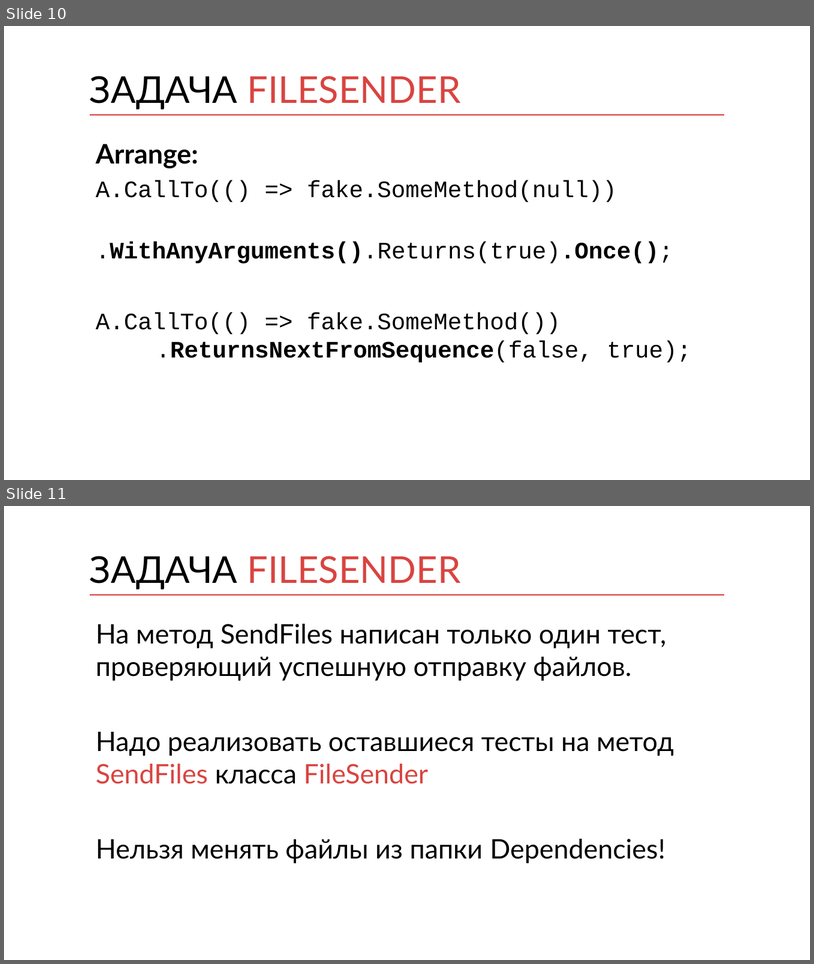
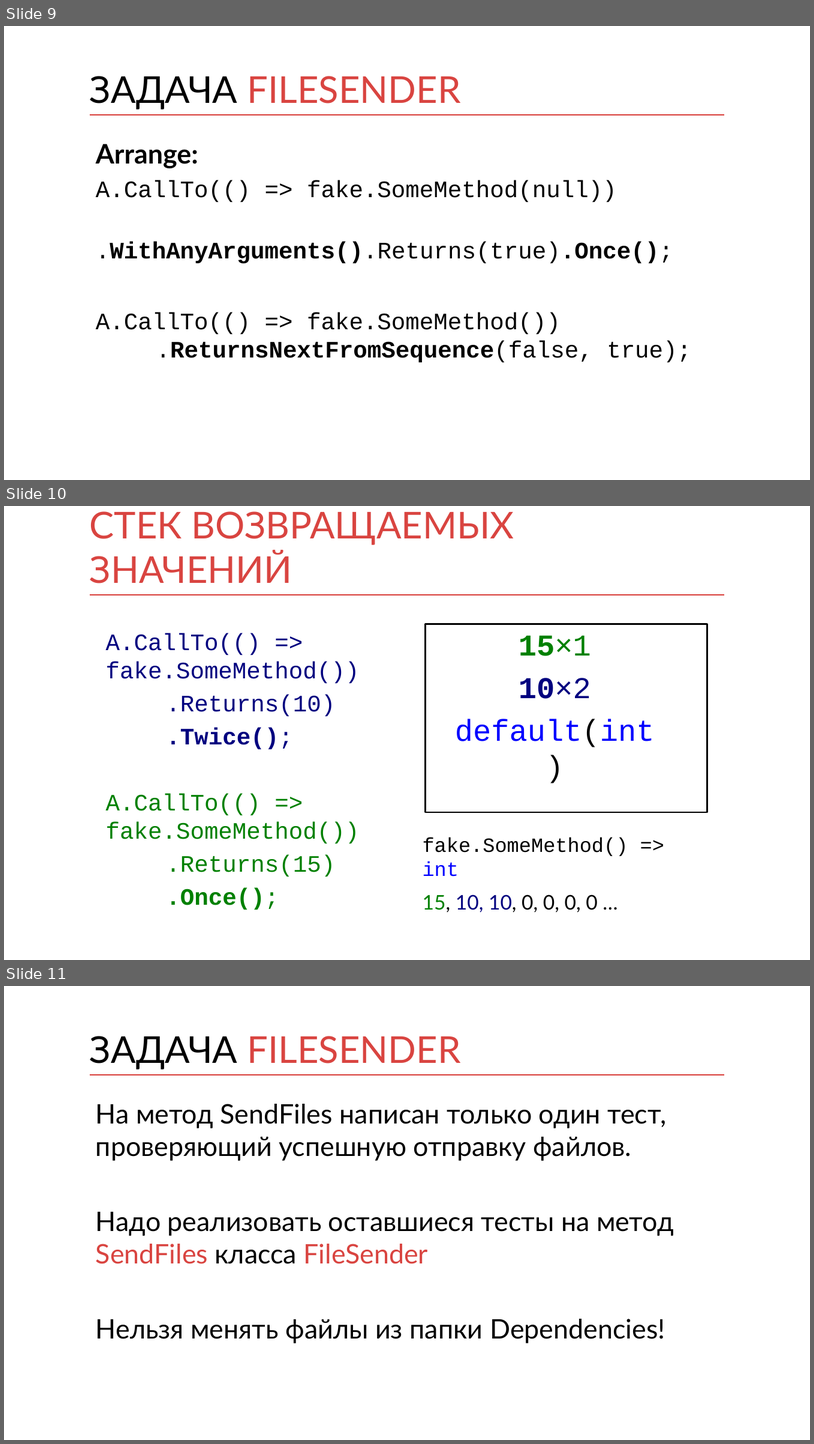
Before and after one commit to kontur-courses/mocks, a slide deck: mocks.pptx. Shown one above the other, each under a label of ours: slides 10 and 11 before the commit, slides 9, 10 and 11 after it. The pictures are 814x964 and 814x1444 pixels, drawn with LibreOffice and Linux fonts; fonts in the diff are those of the drawing. Boxes give left, top, right and bottom in pixels: in the first picture for what was removed or moved away, otherwise in the second. Text is boxed around its words. In the diff, an @@ line names an element or a change of style, - is before the commit and + after.

```diff
--- a/mocks.pptx
+++ b/mocks.pptx
@@ slide 10 added at (4,506,810,960), background #FFFFFF; not listed: 1 template element that a slide beside it also shows @@
@@ title added at (90,511,515,583), 44 pt, text #D94440 @@
+СТЕК ВОЗВРАЩАЕМЫХ ЗНАЧЕНИЙ
@@ rectangle added at (426,624,708,812), outline #000000 2 pt @@
@@ text added at (106,633,360,909), 28 pt, text #00007F @@
+A.CallTo(() => fake.SomeMethod())
+.Returns(10)
+.Twice();
+A.CallTo(() => fake.SomeMethod())
+.Returns(15)
+.Once();
@@ text added at (455,635,655,747), 36 pt, text #0000FF @@
+15×1
+10×2
+default(int)
@@ text added at (423,837,629,876), 24 pt, text #000000 @@
+fake.SomeMethod() => int
@@ text added at (423,894,597,912), 24 pt, text #000000 @@
+15, 10, 10, 0, 0, 0, 0 …
@@ what was slide 10 is now slide 9 @@
```
Also in this commit, not shown: 2 slides changed, 1 slide removed.
